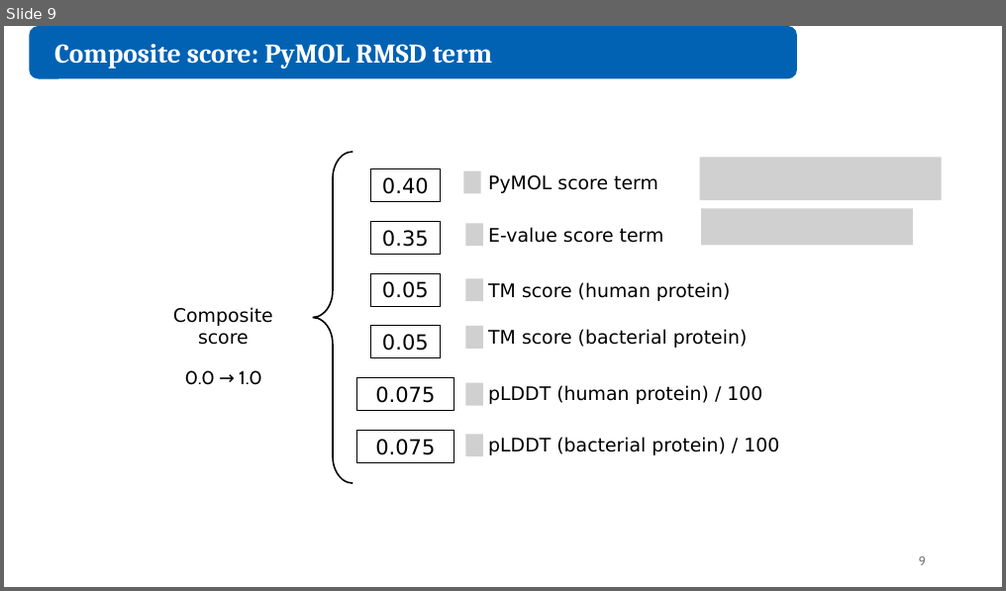
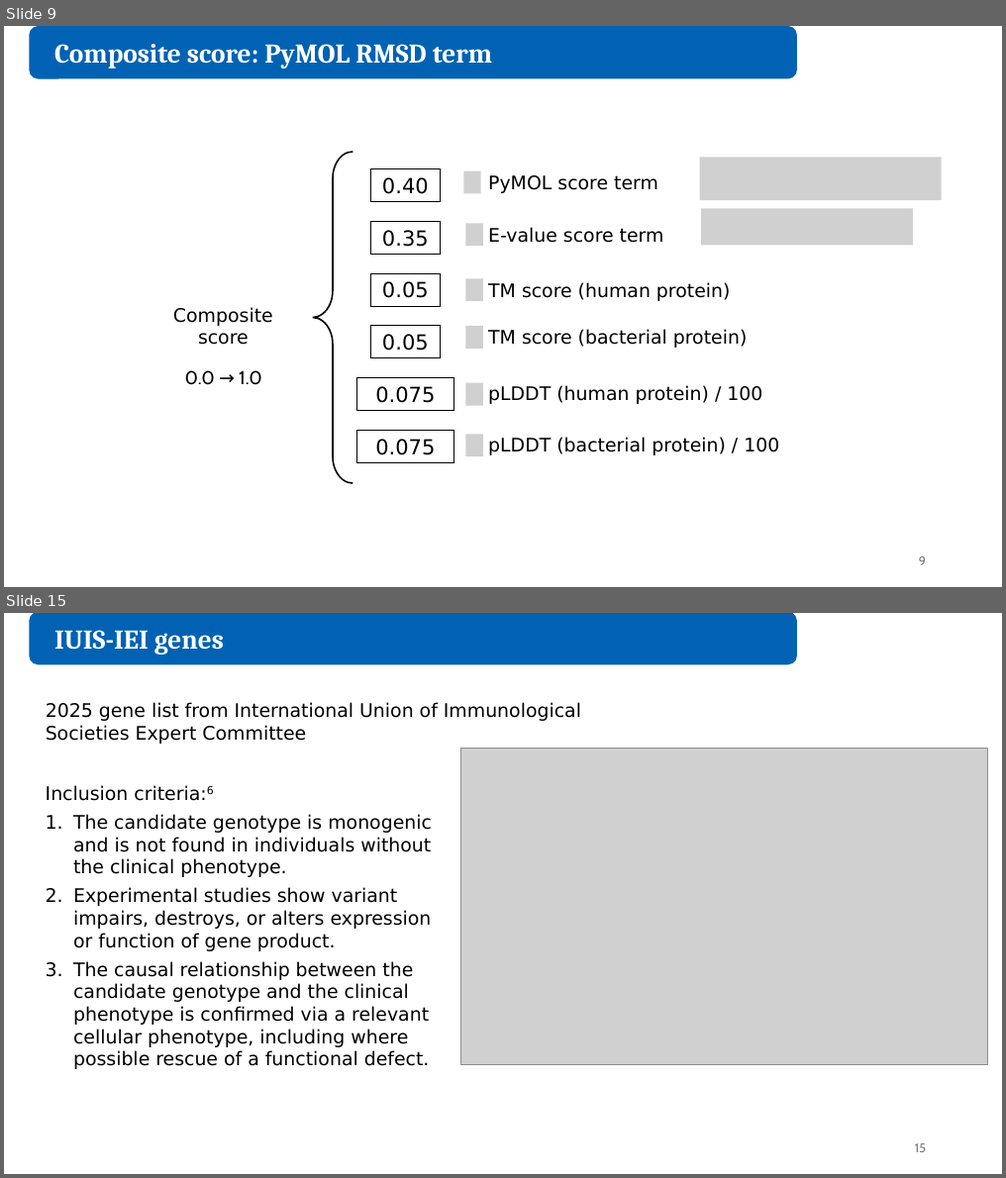
Before and after one commit to juliandeanmoran/BISSH, a slide deck: reports/2026-08-28_projectUpdate_3/2026-08-28_projectUpdate_3_jmoran.pptx. Shown one above the other, each under a label of ours: slide 9 before the commit, slides 9 and 15 after it; the slides between them are not shown. The pictures are 1006x591 and 1006x1178 pixels, drawn with LibreOffice and Linux fonts; fonts in the diff are those of the drawing; grey boxes stand for pictures. Boxes give left, top, right and bottom in pixels: in the first picture for what was removed or moved away, otherwise in the second. Text is boxed around its words. In the diff, an @@ line names an element or a change of style, - is before the commit and + after.

```diff
--- a/reports/2026-08-28_projectUpdate_3/2026-08-28_projectUpdate_3_jmoran.pptx
+++ b/reports/2026-08-28_projectUpdate_3/2026-08-28_projectUpdate_3_jmoran.pptx
@@ slide 15 added at (4, 613, 1002, 1174), background #FFFFFF @@
@@ rounded rectangle added at (30, 613, 796, 663), fill #0162B3, outline #0162B3 1.5 pt @@
@@ text added at (54, 630, 224, 654), 26 pt, text #FFFFFF, bold @@
+IUIS-IEI genes
@@ text added at (46, 702, 581, 744), 18 pt, text #000000 @@
+2025 gene list from International Union of Immunological Societies Expert Committee
@@ picture added at (460, 749, 988, 1064) @@
@@ text added at (46, 785, 432, 1069), 18 pt, text #000000 @@
+Inclusion criteria:6
+1. The candidate genotype is monogenic and is not found in individuals without the clinical phenotype.
+2. Experimental studies show variant impairs, destroys, or alters expression or function of gene product.
+3. The causal relationship between the candidate genotype and the clinical phenotype is confirmed via a relevant cellular phenotype, including where possible rescue of a functional defect.
@@ page number added at (915, 1144, 926, 1153), 12 pt, text #797979 @@
+15
```
Also in this commit, not shown: 10 slides changed, 3 other slides added, 1 other file.
